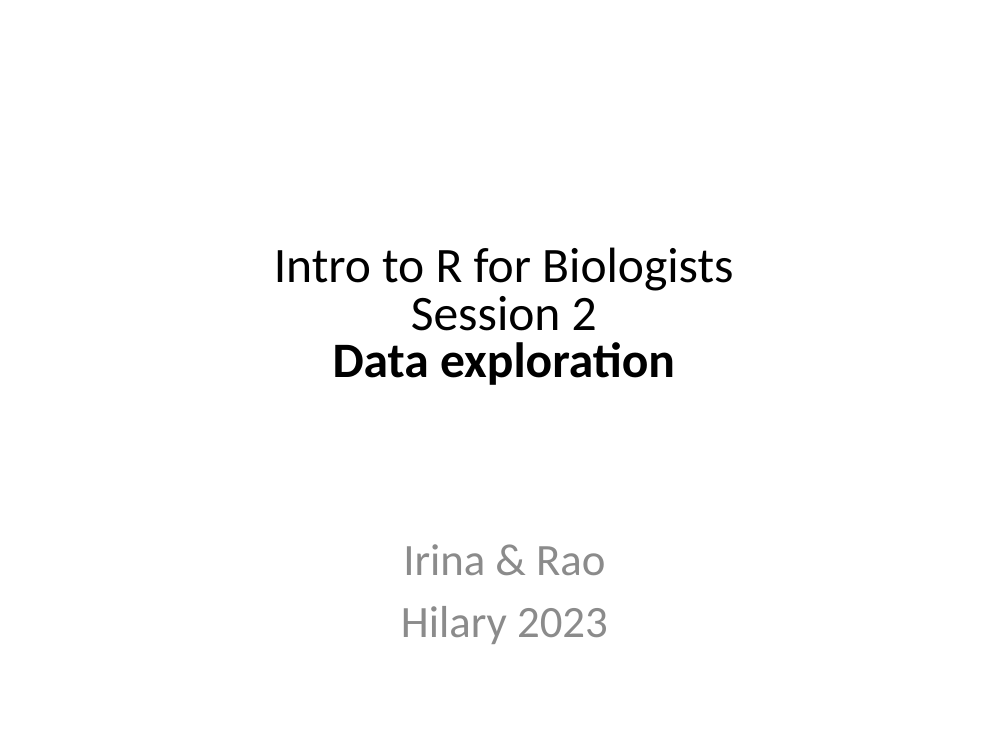
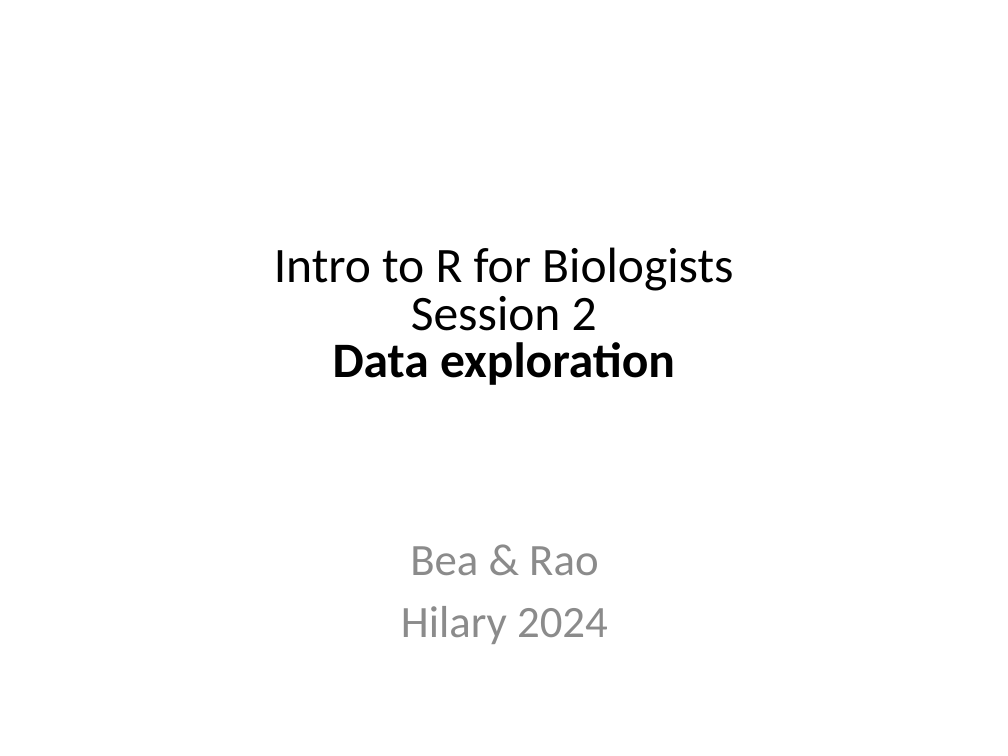
Before and after one commit to sraorao/MSD_R_course_HT2024_2, a slide deck: slide 2 of powerpoint/Session2.pptx. Drawn at 1008x756 pixels with LibreOffice and Linux fonts; fonts in the diff are those of the drawing. Boxes give left, top, right and bottom in pixels: in the first picture for what was removed or moved away, otherwise in the second. Text is boxed around its words. In the diff, an @@ line names an element or a change of style, - is before the commit and + after.

```diff
--- a/powerpoint/Session2.pptx
+++ b/powerpoint/Session2.pptx
@@ text at (x1=401, y1=546, x2=608, y2=644): text changed @@
-Irina & Rao
-Hilary 2023
+Bea & Rao
+Hilary 2024
```
Also in this commit, not shown: 6 other slides changed, 2 slides added, 1 other file.
